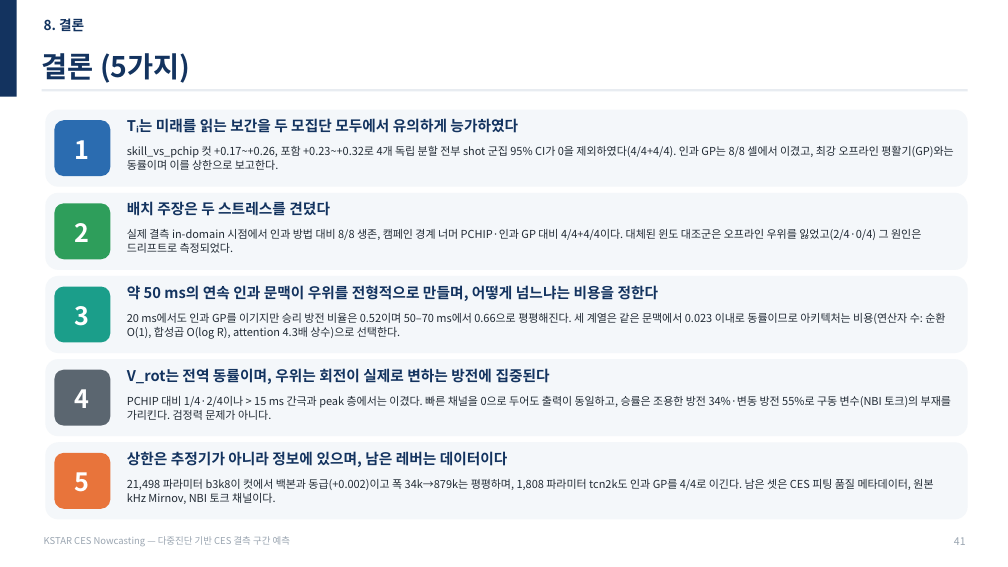
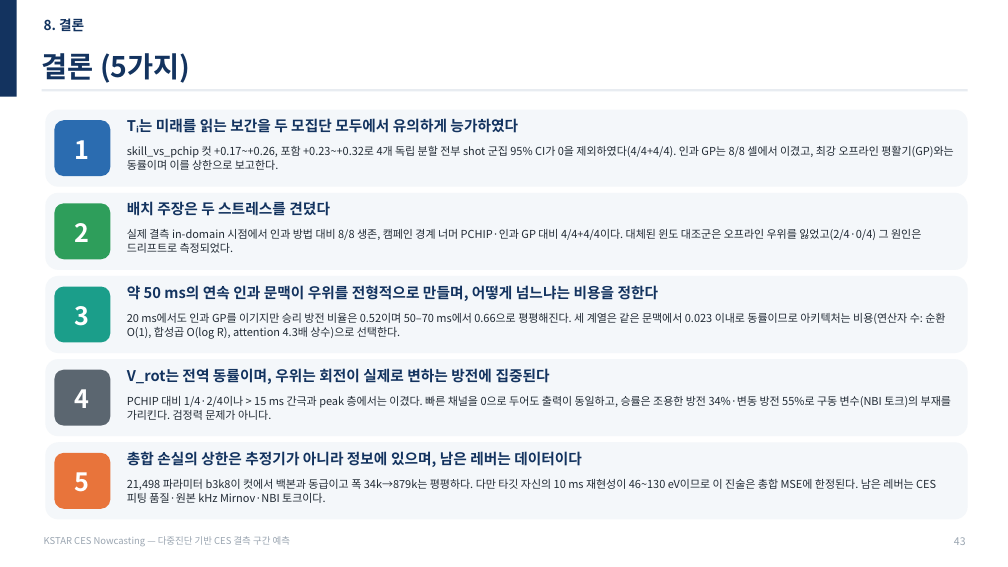
Before and after one commit to iseungsang01/ml-intern-revision, a slide deck: slide 52 of docs/presentation/KSTAR_CES_발표자료.pptx (slide 50 before the commit). Drawn at 1008x567 pixels with LibreOffice and Linux fonts; fonts in the diff are those of the drawing. Boxes give left, top, right and bottom in pixels: in the first picture for what was removed or moved away, otherwise in the second. Text is boxed around its words. In the diff, an @@ line names an element or a change of style, - is before the commit and + after.

```diff
--- a/docs/presentation/KSTAR_CES_발표자료.pptx
+++ b/docs/presentation/KSTAR_CES_발표자료.pptx
@@ text at [127, 451, 582, 467]: text changed @@
-상한은 추정기가 아니라 정보에 있으며, 남은 레버는 데이터이다
+총합 손실의 상한은 추정기가 아니라 정보에 있으며, 남은 레버는 데이터이다
@@ text at [127, 479, 936, 503]: text changed @@
-21,498 파라미터 b3k8이 컷에서 백본과 동급(+0.002)이고 폭 34k→879k는 평평하며, 1,808 파라미터 tcn2k도 인과 GP를 4/4로 이긴다. 남은 셋은 CES 피팅 품질 메타데이터, 원본 kHz Mirnov, NBI 토크 채널이다.
+21,498 파라미터 b3k8이 컷에서 백본과 동급이고 폭 34k→879k는 평평하다. 다만 타깃 자신의 10 ms 재현성이 46~130 eV이므로 이 진술은 총합 MSE에 한정된다. 남은 레버는 CES 피팅 품질·원본 kHz Mirnov·NBI 토크이다.
```
Also in this commit, not shown: 35 other slides changed, 2 slides added, 11 other files.
